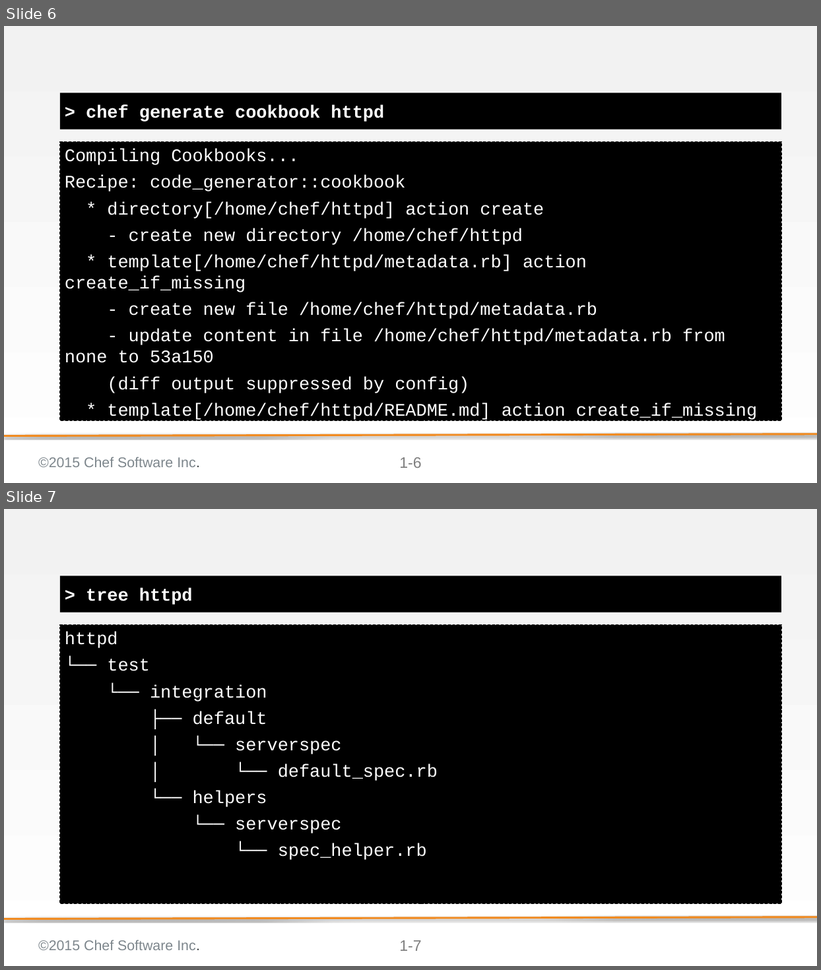
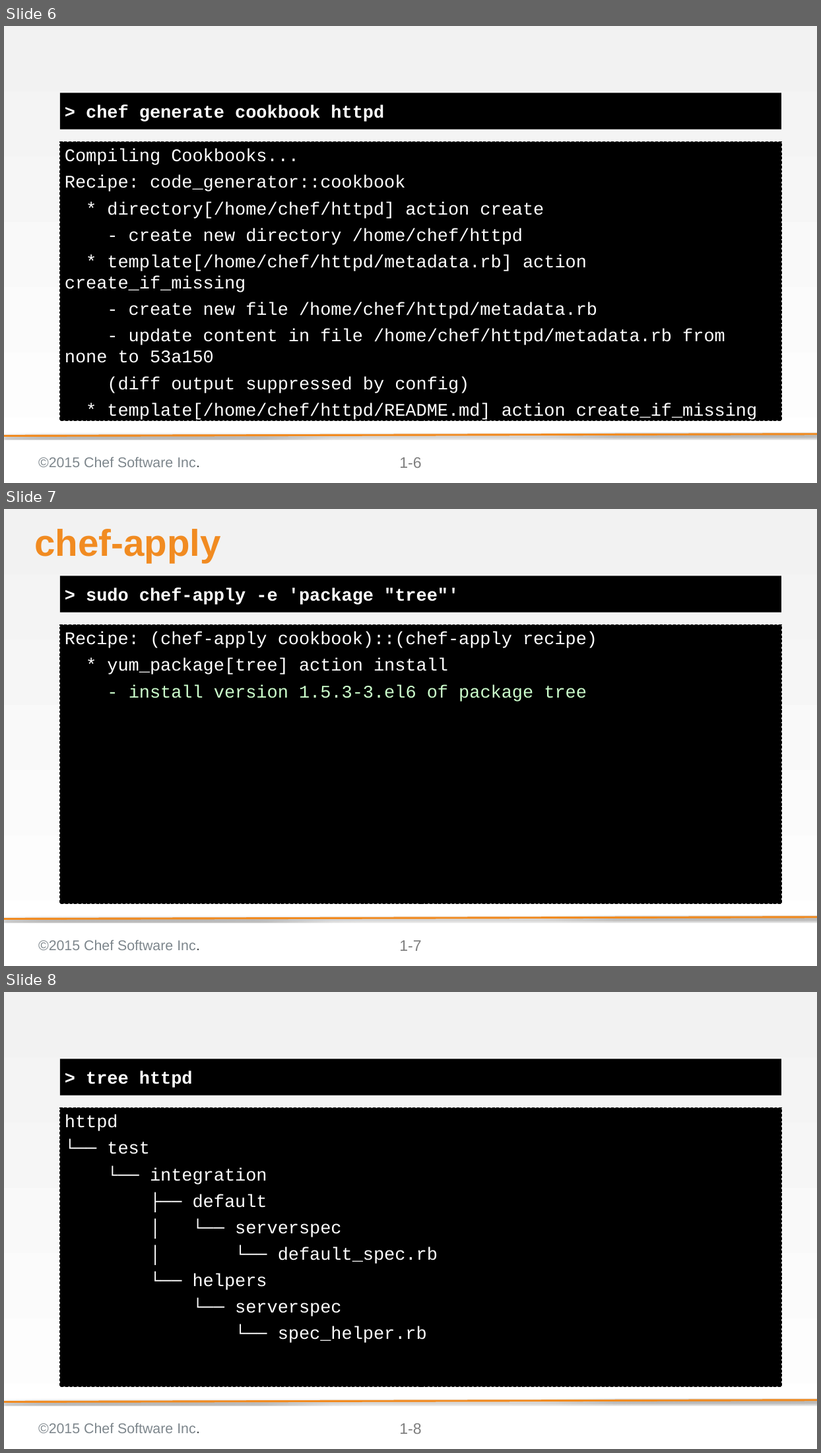
Before and after one commit to chef-training/test_driven_cookbook_development, a slide deck: 01-building_cookbooks_with_tests.pptx. Shown one above the other, each under a label of ours: slides 6 and 7 before the commit, slides 6, 7 and 8 after it. The pictures are 821x970 and 821x1453 pixels, drawn with LibreOffice and Linux fonts; fonts in the diff are those of the drawing; background and template pictures are left out. Boxes give left, top, right and bottom in pixels: in the first picture for what was removed or moved away, otherwise in the second. Text is boxed around its words. In the diff, an @@ line names an element or a change of style, - is before the commit and + after.

Commit message:
added chef-apply slide so the tree command actually can work

```diff
--- a/01-building_cookbooks_with_tests.pptx
+++ b/01-building_cookbooks_with_tests.pptx
@@ slide 7 added at box(4, 509, 817, 966), background gradient #F2F2F2 to #FFFFFF; not listed: 4 template elements that a slide beside it also shows @@
@@ title added at box(34, 529, 220, 563), 58.7 pt, text #F18B21, bold @@
+chef-apply
@@ text added at box(60, 576, 781, 613), fill #000000, 28 pt, text #FFFFFF, bold @@
+> sudo chef-apply -e 'package "tree"'
@@ text added at box(60, 625, 781, 904), fill #000000, outline #000000 1 pt dashed, 28 pt, text #FFFFFF @@
+Recipe: (chef-apply cookbook)::(chef-apply recipe)
+* yum_package[tree] action install
+- install version 1.5.3-3.el6 of package tree
@@ what was slide 7 is now slide 8 @@
@@ page number at box(399, 1424, 421, 1434): text changed @@
-1-7
+1-8
```
